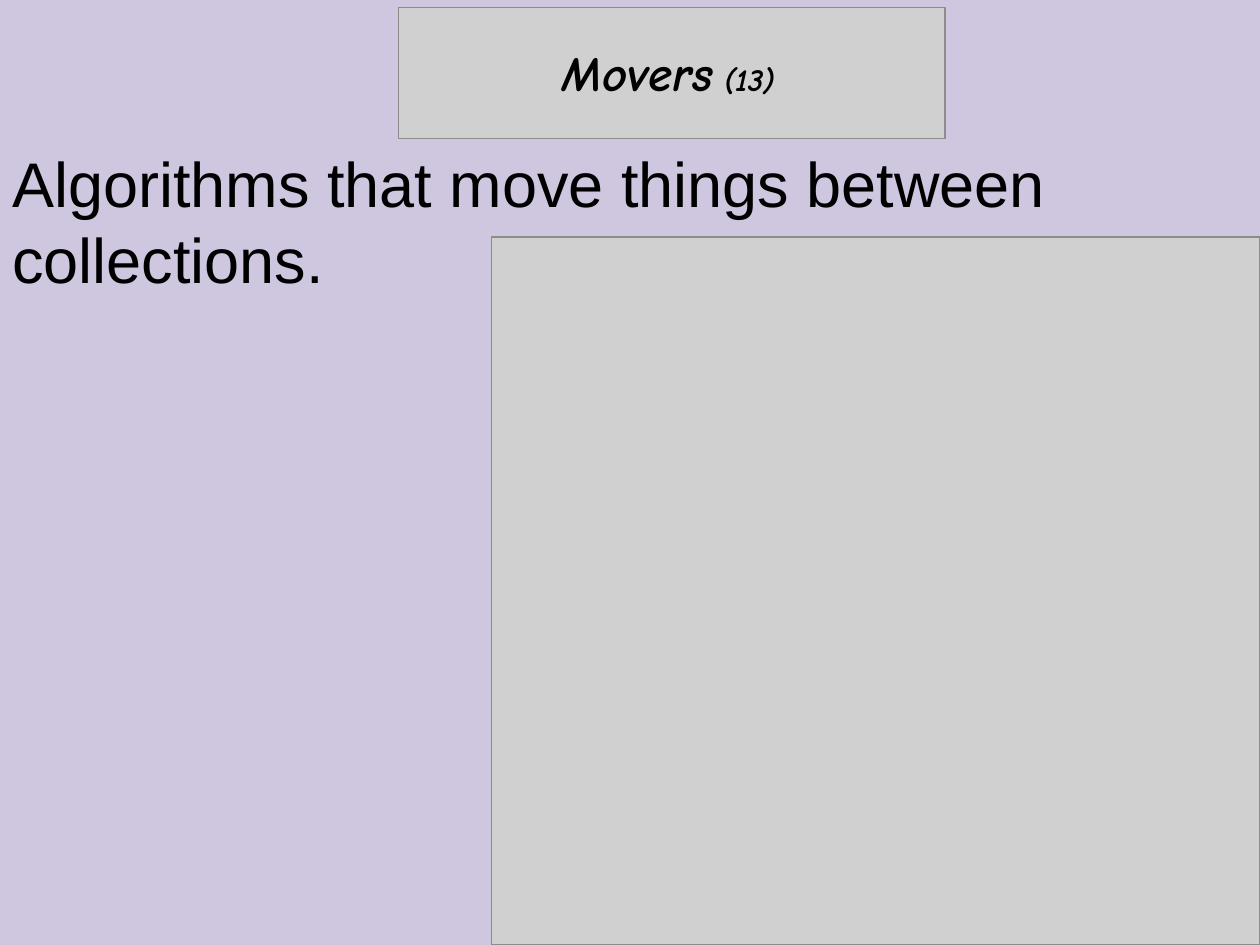
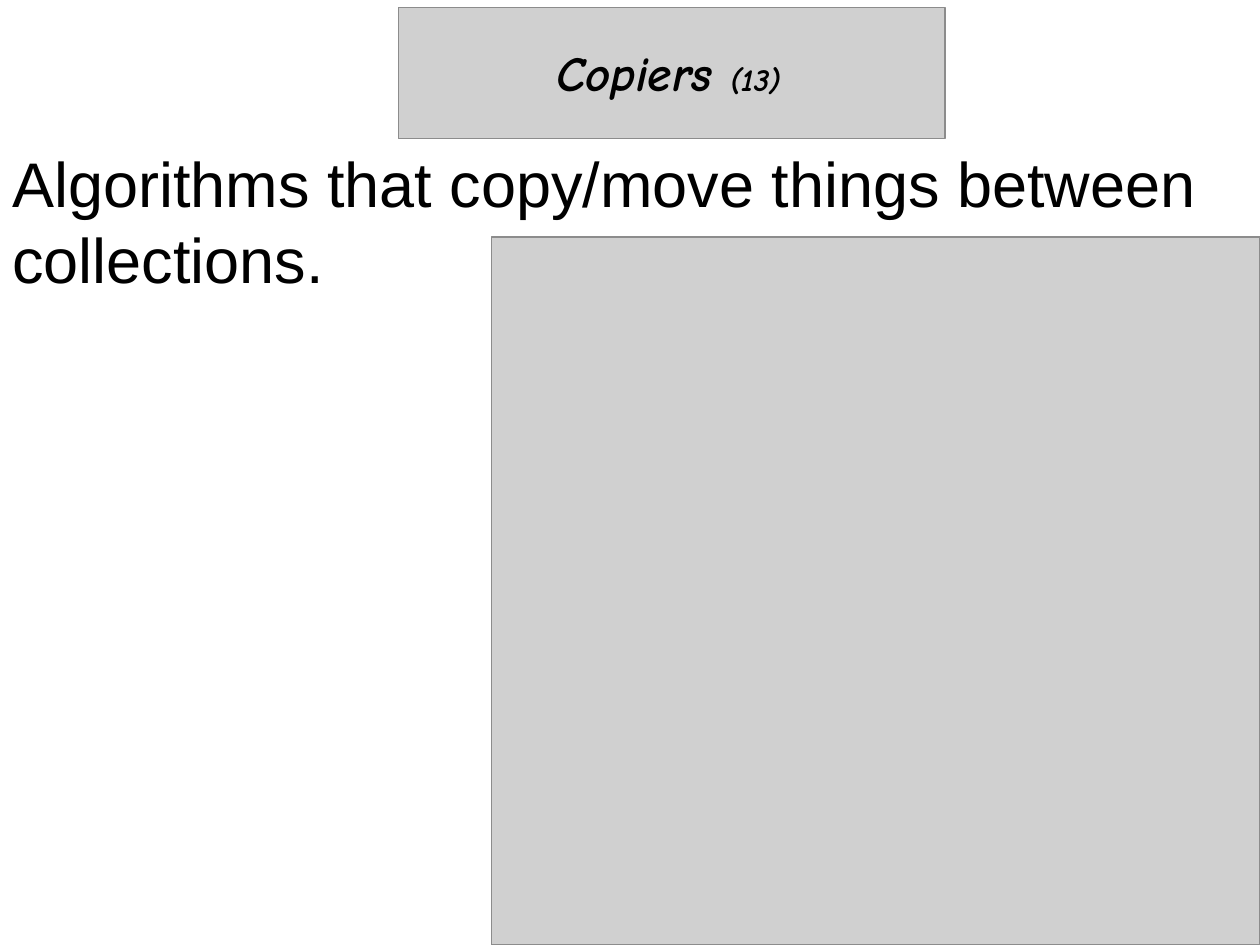
Before and after one commit to cpp-at-ariel/cpp-5779, a slide deck: slide 7 of 11-stl-algorithms/slides-algorithms.odp. Drawn at 1260x945 pixels with LibreOffice and Linux fonts; fonts in the diff are those of the drawing; grey boxes stand for pictures. Boxes give left, top, right and bottom in pixels: in the first picture for what was removed or moved away, otherwise in the second. Text is boxed around its words. In the diff, an @@ line names an element or a change of style, - is before the commit and + after.

```diff
--- a/11-stl-algorithms/slides-algorithms.odp
+++ b/11-stl-algorithms/slides-algorithms.odp
@@ background #CEC7DF to #FFFFFF @@
@@ text in free at box(557, 58, 781, 100): text changed @@
-Movers (13)
+Copiers (13)
@@ text at box(12, 161, 1195, 284): text changed @@
-Algorithms that move things between collections.
+Algorithms that copy/move things between collections.
```
Also in this commit, not shown: 10 other slides changed, 1 slide added, 3 other files.
